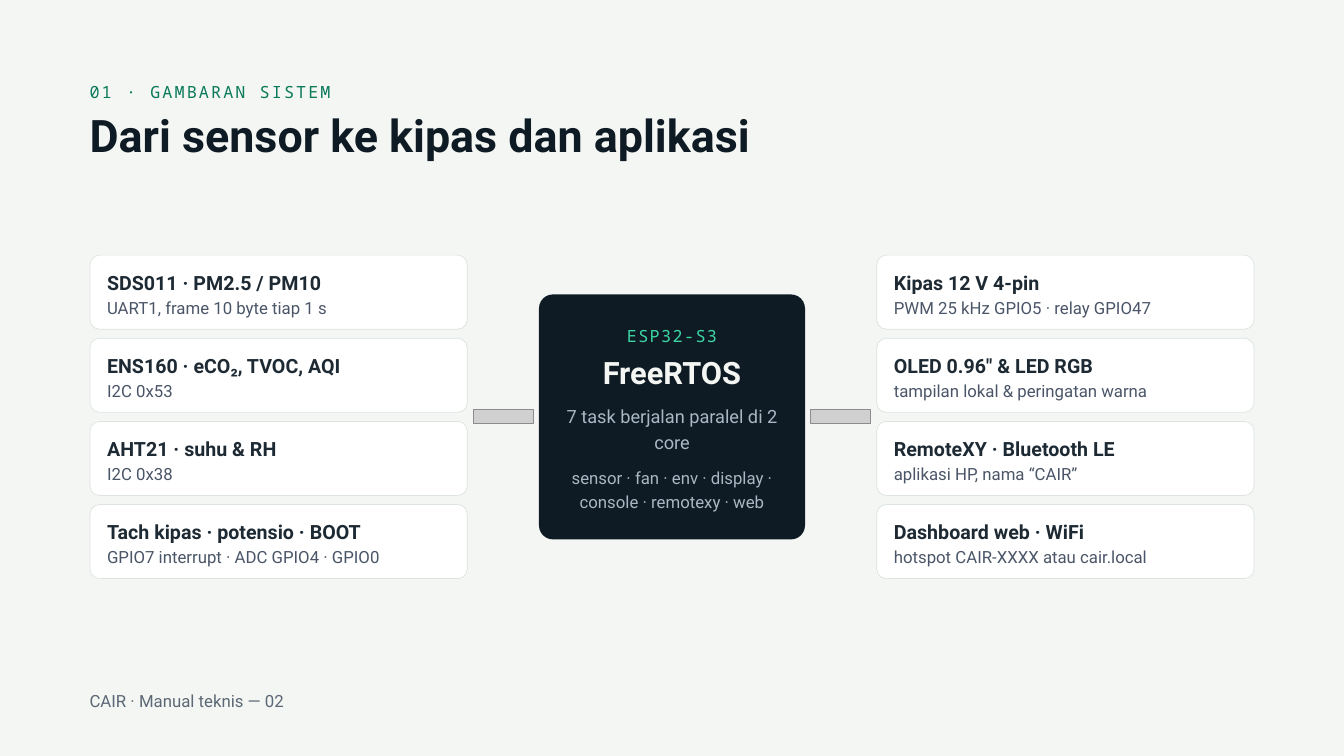
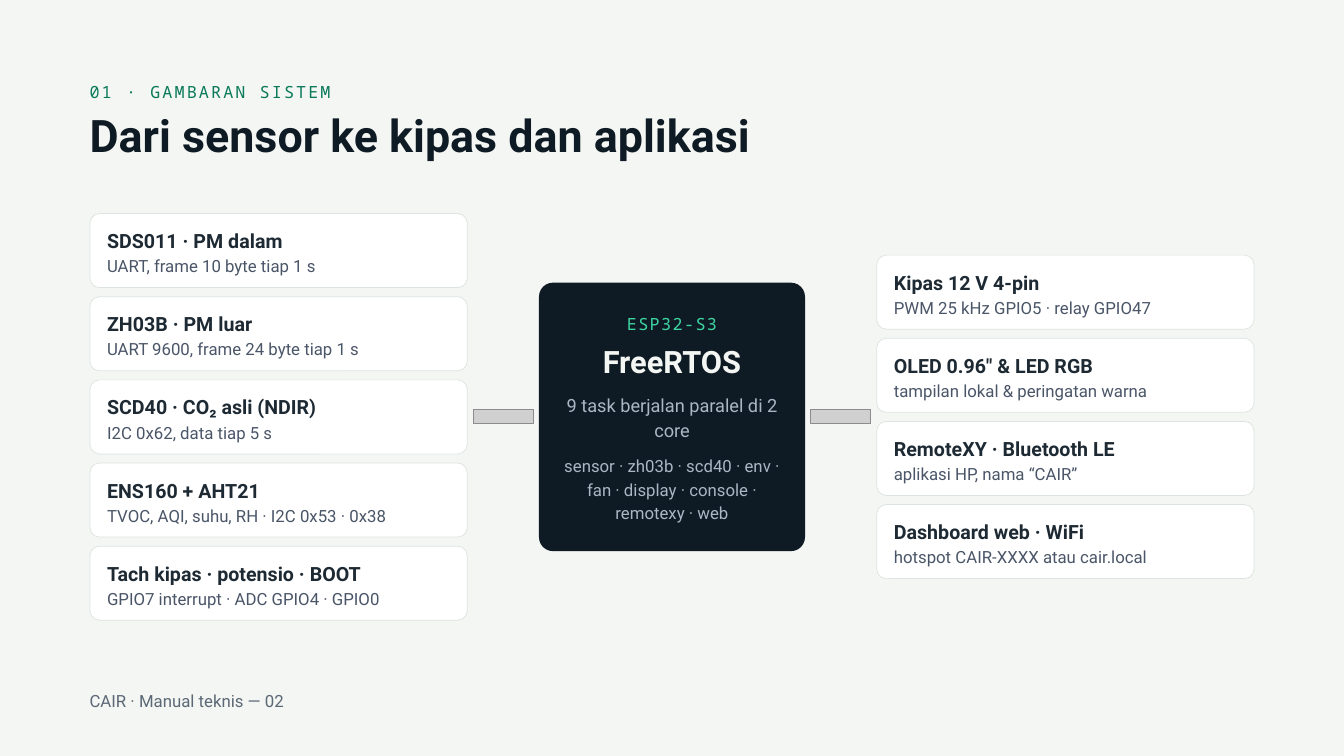
Before and after one commit to cecep1105/esp32_airpurifier, a slide deck: slide 2 of Manual CAIR Air Purifier.pptx. Drawn at 1344x756 pixels with LibreOffice and Linux fonts; fonts in the diff are those of the drawing; grey boxes stand for pictures. Boxes give left, top, right and bottom in pixels: in the first picture for what was removed or moved away, otherwise in the second. Text is boxed around its words. In the diff, an @@ line names an element or a change of style, - is before the commit and + after.

```diff
--- a/Manual CAIR Air Purifier.pptx
+++ b/Manual CAIR Air Purifier.pptx
@@ rounded rectangle: place and size @@
-rounded rectangle at bbox=[90, 255, 467, 329]
+rounded rectangle at bbox=[90, 214, 467, 287]
@@ text at bbox=[107, 233, 282, 249]: text changed @@
-SDS011 · PM2.5 / PM10
+SDS011 · PM dalam
@@ text at bbox=[107, 259, 316, 276]: text changed @@
-UART1, frame 10 byte tiap 1 s
+UART, frame 10 byte tiap 1 s
@@ rounded rectangle added at bbox=[90, 296, 467, 370], fill #FFFFFF, outline #DDE3E0 0.5 pt @@
@@ rounded rectangle: place and size @@
-rounded rectangle at bbox=[539, 294, 806, 539]
+rounded rectangle at bbox=[539, 282, 806, 551]
@@ rounded rectangle at bbox=[539, 282, 806, 551]: proportions changed @@
@@ text added at bbox=[107, 316, 252, 332], 14 pt, text #1E2A33, bold @@
+ZH03B · PM luar
@@ text "ESP32-S3": place and size @@
-text "ESP32-S3" at bbox=[627, 330, 717, 342]
+text "ESP32-S3" at bbox=[627, 318, 717, 330]
@@ text removed at bbox=[107, 359, 340, 377] @@
-ENS160 · eCO₂, TVOC, AQI
@@ text added at bbox=[107, 342, 359, 359], 12 pt, text #4A5568 @@
+UART 9600, frame 24 byte tiap 1 s
@@ text "FreeRTOS": place and size @@
-text "FreeRTOS" at bbox=[603, 361, 741, 385]
+text "FreeRTOS" at bbox=[603, 350, 741, 374]
@@ text removed at bbox=[107, 385, 173, 397] @@
-I2C 0x53
@@ text added at bbox=[107, 399, 316, 418], 14 pt, text #1E2A33, bold @@
+SCD40 · CO₂ asli (NDIR)
@@ text at bbox=[567, 398, 777, 437]: text changed @@
-7 task berjalan paralel di 2 core
+9 task berjalan paralel di 2 core
@@ text added at bbox=[107, 426, 272, 443], 12 pt, text #4A5568 @@
+I2C 0x62, data tiap 5 s
@@ text at bbox=[564, 459, 771, 523]: text changed @@
-sensor · fan · env · display · console · remotexy · web
+sensor · zh03b · scd40 · env · fan · display · console · remotexy · web
@@ text at bbox=[107, 509, 386, 524]: text changed @@
-I2C 0x38
+TVOC, AQI, suhu, RH · I2C 0x53 · 0x38
@@ text at bbox=[107, 484, 259, 498]: text changed @@
-AHT21 · suhu & RH
+ENS160 + AHT21
@@ 3 rounded rectangles, 1 text: place and size @@
-3 rounded rectangles, 1 text at bbox=[90, 339, 467, 579]
+3 rounded rectangles, 1 text at bbox=[90, 380, 467, 620]
@@ text "GPIO7 interrupt · ADC GPIO4 ...": place and size @@
-text "GPIO7 interrupt · ADC GPIO4 ..." at bbox=[107, 551, 380, 567]
+text "GPIO7 interrupt · ADC GPIO4 ..." at bbox=[107, 593, 380, 609]
```
Also in this commit, not shown: 10 other slides changed.
